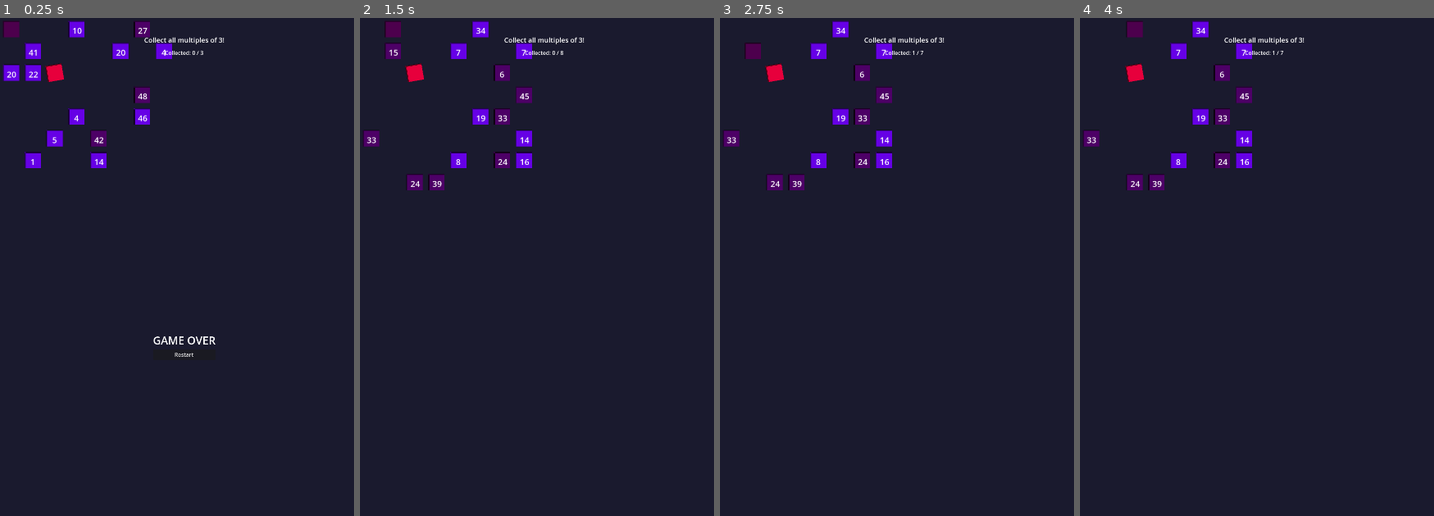
Above: before the commit, frames 1-4 (left to right).
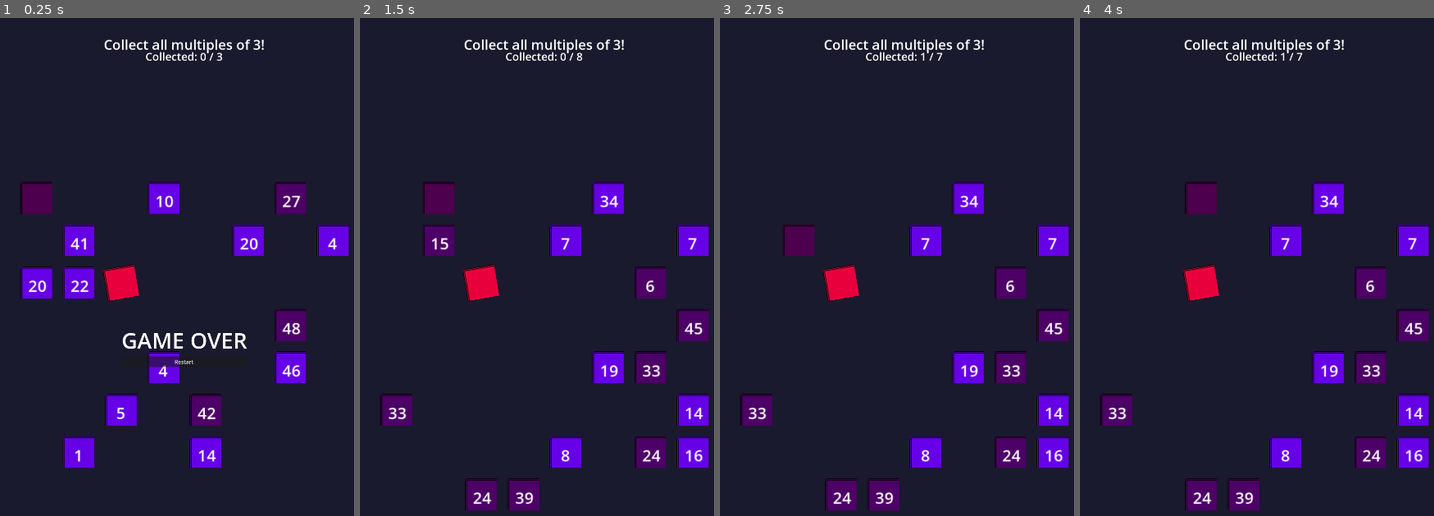
Above: after the commit, the same moments.

Repository: dcchuck/numbernauts
Game: Godot game, scene res://scenes/Main.tscn
The game is run twice, just before and just after one commit, with the same random seed, the same clock (stepped at 60 frames per second) and the same inputs.
Inputs:
- Up to frame 1 (0.25 s): no input
- Up to frame 2 (1.5 s): click "Restart" at 0.5 s; tap Enter at 1.25 s; hold Right (ui_right) from 1.28 s (still down)
- Up to frame 3 (2.75 s): tap Space at 2 s; release Right (ui_right) at 2.03 s; hold Down (ui_down) from 2.03 s (still down)
- Up to frame 4 (4 s): tap Enter at 2.75 s; release Down (ui_down) at 2.78 s; hold Right (ui_right) 2.78-3.53 s; tap Space at 3.5 s; hold Up (ui_up) from 3.53 s (still down)

The runs differ from the first frame. In frame 1, 13% of the frame differs, in the area x 0-99%, y 0-91%; in frame 2, 13%, in the area x 0-99%, y 0-99%; in frame 3, 12%; in frame 4, 12%.

Commit message:
spacing improvements

Diff:
--- a/project/scenes/UI.tscn
+++ b/project/scenes/UI.tscn
@@ -3,12 +3,13 @@
 [ext_resource type="Script" uid="uid://dfujj7fxkiwm1" path="res://scripts/ui.gd" id="1_ui"]
 
 [sub_resource type="LabelSettings" id="LabelSettings_challenge"]
-font_size = 20
+font_size = 40
 
 [sub_resource type="LabelSettings" id="LabelSettings_score"]
+font_size = 32
 
 [sub_resource type="LabelSettings" id="LabelSettings_endgame"]
-font_size = 32
+font_size = 64
 
 [node name="UI" type="CanvasLayer"]
 script = ExtResource("1_ui")
--- a/project/scripts/enemy.gd
+++ b/project/scripts/enemy.gd
@@ -7,6 +7,9 @@
 var current_waypoint_index: int = 0
 var grid_position: Vector2i = Vector2i(2, 2)
 const TILE_SIZE: int = 64
+
+# Reference to main game
+var main_node: Node2D
 
 # Movement animation
 var is_moving: bool = false
@@ -18,12 +21,15 @@
 	collision_area.body_entered.connect(_on_body_entered)
 	collision_area.area_entered.connect(_on_area_entered)
 
-func initialize(start_pos: Vector2i, patrol_waypoints: Array[Vector2i]) -> void:
+func initialize(start_pos: Vector2i, patrol_waypoints: Array[Vector2i], main_ref: Node2D) -> void:
 	"""Set up enemy starting position and patrol route"""
 	grid_position = start_pos
 	waypoints = patrol_waypoints
 	current_waypoint_index = 0
-	position = grid_to_world(grid_position)
+	main_node = main_ref
+	if main_node:
+		position = main_node.grid_to_world(grid_position)
+		scale = Vector2(main_node.SPRITE_SCALE, main_node.SPRITE_SCALE)
 	print("Enemy initialized at: ", grid_position)
 	print("Patrol waypoints: ", waypoints)
 
@@ -46,12 +52,12 @@
 		direction = Vector2i.UP
 
 	# Move if we have a direction
-	if direction != Vector2i.ZERO:
+	if direction != Vector2i.ZERO and main_node:
 		grid_position += direction
 		is_moving = true
 
 		# Animate to new position
-		var target_pos = grid_to_world(grid_position)
+		var target_pos = main_node.grid_to_world(grid_position)
 		var tween = create_tween()
 		tween.tween_property(self, "position", target_pos, 1.0 / move_speed)
 		tween.finished.connect(_on_move_finished)
@@ -71,10 +77,6 @@
 	current_waypoint_index = (current_waypoint_index + 1) % waypoints.size()
 	print("Enemy reached waypoint, next target: ", waypoints[current_waypoint_index])
 
-func grid_to_world(grid_pos: Vector2i) -> Vector2:
-	"""Convert grid coordinates to world position"""
-	return Vector2(grid_pos.x * TILE_SIZE + TILE_SIZE / 2, grid_pos.y * TILE_SIZE + TILE_SIZE / 2)
-
 func _on_body_entered(body: Node2D) -> void:
 	check_player_collision()
 
--- a/project/scripts/main.gd
+++ b/project/scripts/main.gd
@@ -14,9 +14,23 @@
 # UI reference
 var ui: CanvasLayer
 
+# Viewport configuration
+const VIEWPORT_WIDTH: int = 1080
+const VIEWPORT_HEIGHT: int = 1920
+const BOARD_PADDING_PERCENT: float = 4.0  # Percentage of viewport width
+
 # Grid configuration
 const GRID_SIZE: int = 8
-const TILE_SIZE: int = 64
+const TILE_SIZE: int = 124  # Calculated to fill VIEWPORT_WIDTH with BOARD_PADDING_PERCENT
+
+# Calculated offsets (used in coordinate conversion)
+const BOARD_WIDTH: int = GRID_SIZE * TILE_SIZE  # 992
+const BOARD_HEIGHT: int = GRID_SIZE * TILE_SIZE  # 992
+const OFFSET_X: int = (VIEWPORT_WIDTH - BOARD_WIDTH) / 2  # 44
+const OFFSET_Y: int = (VIEWPORT_HEIGHT - BOARD_HEIGHT) / 2  # 464
+
+# Sprite scaling (to maintain visual size relative to tiles)
+const SPRITE_SCALE: float = 1.94  # 124/64 = tile size ratio
 
 # Game state
 enum GameState { PLAYING, WIN, LOSE }
@@ -87,11 +101,17 @@
 
 func grid_to_world(grid_pos: Vector2i) -> Vector2:
 	"""Convert grid coordinates to world pixel position (centered)"""
-	return Vector2(grid_pos.x * TILE_SIZE + TILE_SIZE / 2, grid_pos.y * TILE_SIZE + TILE_SIZE / 2)
+	return Vector2(
+		grid_pos.x * TILE_SIZE + TILE_SIZE / 2 + OFFSET_X,
+		grid_pos.y * TILE_SIZE + TILE_SIZE / 2 + OFFSET_Y
+	)
 
 func world_to_grid(world_pos: Vector2) -> Vector2i:
 	"""Convert world pixel position to grid coordinates"""
-	return Vector2i(int(world_pos.x / TILE_SIZE), int(world_pos.y / TILE_SIZE))
+	return Vector2i(
+		int((world_pos.x - OFFSET_X) / TILE_SIZE),
+		int((world_pos.y - OFFSET_Y) / TILE_SIZE)
+	)
 
 func is_valid_grid_position(grid_pos: Vector2i) -> bool:
 	"""Check if grid position is within bounds"""
@@ -140,7 +160,8 @@
 		# Spawn planet
 		var planet = NUMBER_PLANET_SCENE.instantiate()
 		add_child(planet)
-		planet.initialize(value, is_correct, grid_pos)
+		var world_pos = grid_to_world(grid_pos)
+		planet.initialize(value, is_correct, world_pos)
 		planet.collected.connect(_on_planet_collected)
 		planets.append(planet)
 
@@ -177,7 +198,7 @@
 		Vector2i(6, 2)
 	]
 
-	enemy.initialize(Vector2i(2, 2), patrol_waypoints)
+	enemy.initialize(Vector2i(2, 2), patrol_waypoints, self)
 	enemy.player_caught.connect(_on_player_caught)
 
 func _on_player_caught() -> void:
--- a/project/scripts/number_planet.gd
+++ b/project/scripts/number_planet.gd
@@ -12,15 +12,15 @@
 	collision_area.body_entered.connect(_on_body_entered)
 	collision_area.area_entered.connect(_on_area_entered)
 
-func initialize(value: int, correct: bool, grid_pos: Vector2i) -> void:
+func initialize(value: int, correct: bool, world_pos: Vector2) -> void:
 	"""Set up the planet with number value and position"""
 	number_value = value
 	is_correct = correct
 	label.text = str(value)
 
-	# Position at grid location (centered)
-	const TILE_SIZE = 64
-	position = Vector2(grid_pos.x * TILE_SIZE + TILE_SIZE / 2, grid_pos.y * TILE_SIZE + TILE_SIZE / 2)
+	# Position at world location (already converted from grid)
+	position = world_pos
+	scale = Vector2(1.94, 1.94)
 
 	# Visual feedback for correct numbers
 	if is_correct:
--- a/project/scripts/player.gd
+++ b/project/scripts/player.gd
@@ -29,14 +29,17 @@
 	collision_shape.shape = circle
 	detection_area.add_child(collision_shape)
 
-	# Position at grid location
-	position = grid_to_world(grid_position)
+	# Position at grid location (using main's conversion if available)
+	if main_node:
+		position = main_node.grid_to_world(grid_position)
 
 func initialize(start_pos: Vector2i, main_ref: Node2D) -> void:
 	"""Set starting position and main reference"""
 	grid_position = start_pos
 	main_node = main_ref
-	position = grid_to_world(grid_position)
+	if main_node:
+		position = main_node.grid_to_world(grid_position)
+		scale = Vector2(main_node.SPRITE_SCALE, main_node.SPRITE_SCALE)
 
 func _input(event: InputEvent) -> void:
 	if not can_move:
@@ -69,7 +72,7 @@
 		can_move = false
 
 		# Animate to new position
-		var target_pos = grid_to_world(grid_position)
+		var target_pos = main_node.grid_to_world(grid_position)
 		var tween = create_tween()
 		tween.tween_property(self, "position", target_pos, 1.0 / move_speed)
 		tween.finished.connect(_on_move_finished)
@@ -79,7 +82,3 @@
 	can_move = true
 	moved.emit(grid_position)
 	print("Player moved to: ", grid_position)
-
-func grid_to_world(grid_pos: Vector2i) -> Vector2:
-	"""Convert grid coordinates to world position"""
-	return Vector2(grid_pos.x * TILE_SIZE + TILE_SIZE / 2, grid_pos.y * TILE_SIZE + TILE_SIZE / 2)
Not shown, added: CLAUDE.md
